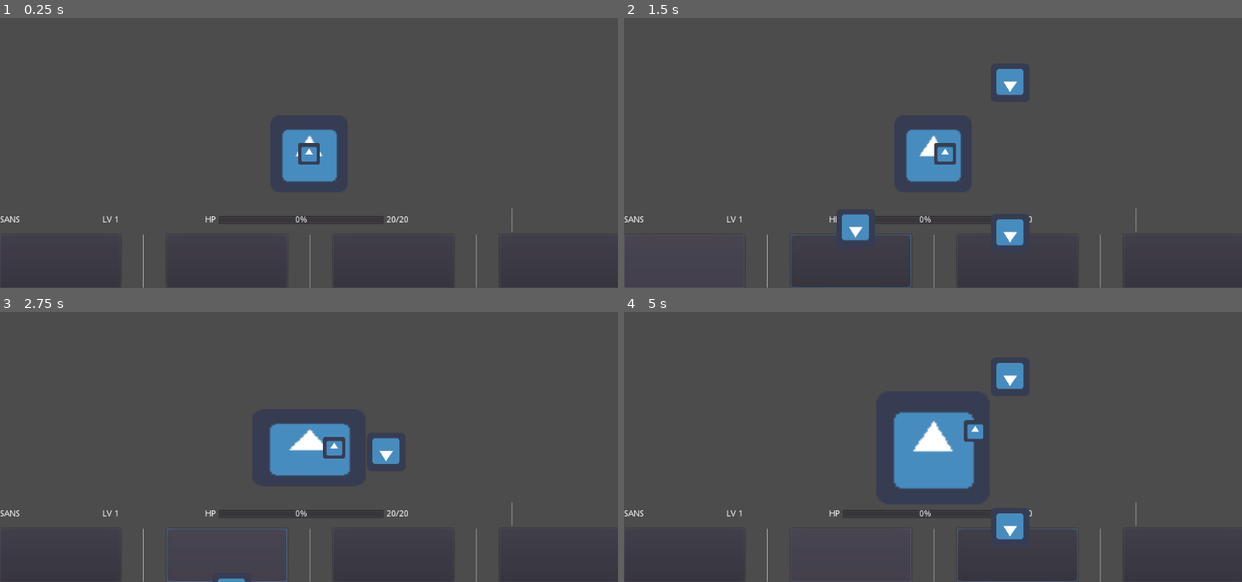
Above: before the commit, frames 1-4 (two rows, left to right).
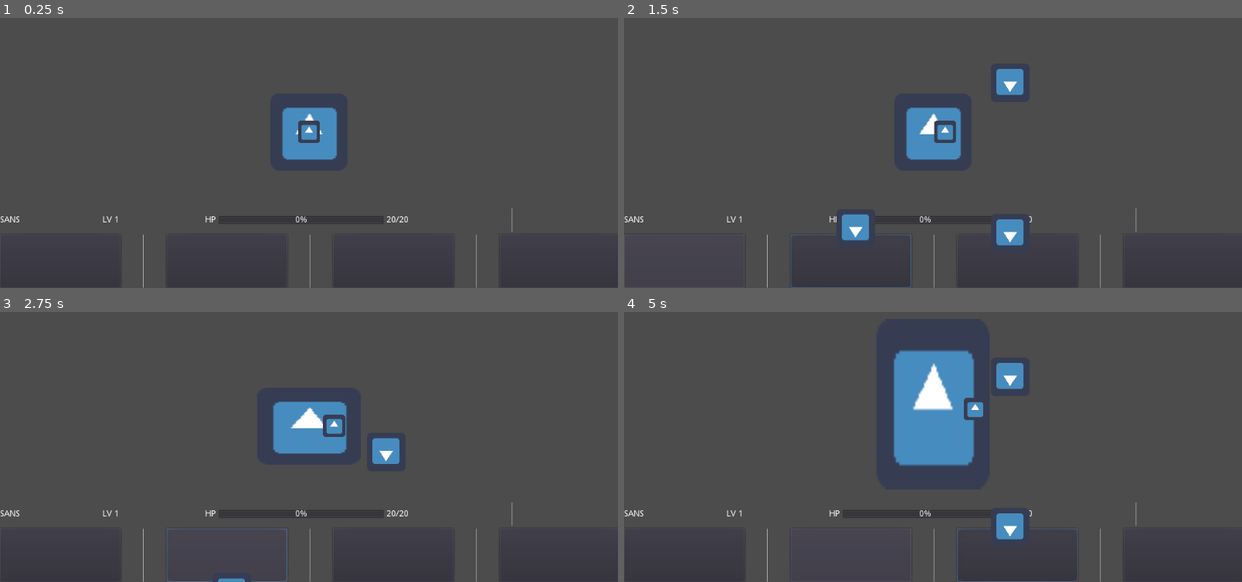
Above: after the commit, the same moments.

Repository: PanquecaFuriosa/minijuego_DELU
Game: Godot game, scene res://Fightscene.tscn
Same seed, same stepped clock (60 frames per second), same inputs: the game is played once before the commit and once after it. This scene is started directly instead of the project's main scene. The engine's default icon, where the game draws it, is replaced by a stand-in: a white triangle on a blue panel in a dark square.
Inputs (mouse positions are in pixels of both pictures, inside the frame that each line leads up to):
- Up to frame 1 (0.25 s): no input
- Up to frame 2 (1.5 s): click (685, 261) at 0.5 s; hold Right (move_right) from 1.28 s (still down)
- Up to frame 3 (2.75 s): release Right (move_right) at 2 s; click (228, 555) at 2 s
- Up to frame 4 (5 s): hold Down (move_down) 2.78-3.53 s; hold Right (move_right) 3.53-4.28 s; hold Up (move_up) from 4.28 s (still down)

The runs differ from the first frame. In frame 1, 1.6% of the frame differs, in the area x 45-55%, y 33-61%; in frame 2, 1.8%; in frame 3, 2.7%; in frame 4, 4.9%, in the area x 43-59%, y 14-66%.

Commit message:
T h e B o x but better

Diff:
--- a/Mini_Undertale/TheBox.gd
+++ b/Mini_Undertale/TheBox.gd
@@ -1,11 +1,14 @@
 extends Node2D
 
-const MARGIN = 80 #esto temporalmente hasta que descubra como demonios tomar el margen del margin container
+const MARGIN_TEMP = 10 #esto temporalmente hasta que descubra como demonios tomar el margen del margin container
+
+
 
 onready var tweenNode = $'Tween'
 onready var spriteNode =$'Sprite'
 onready var gui = get_parent().get_node('GUI')
 onready var player = get_parent().get_node('Player')
+onready var own_space = gui.get_node('VBoxContainer/MarginContainer2')
 
 #Ancho y alto del sprite sin escalar
 onready var spriteWidth = spriteNode.texture.get_width()
@@ -15,14 +18,15 @@
 #Esto toma el borde de arriba del contenedor del medidor de hp
 #y le agrega un margen
 onready var labels = gui.get_node('MarginContainer')
-onready var labelsMargin = labels.rect_position.y - MARGIN
+onready var labelsMargin = labels.rect_position.y - MARGIN_TEMP
 
 #Esto toma la mitad del ancho del contenedor ya mencionado
 onready var labelsCenter = labels.rect_size.x/2
 
 #centra la caja y al jugador  en la posicion inicial
 func centerBox():
-	global_position = Vector2(labelsCenter,labelsMargin)
+	global_position.x = own_space.rect_size.x/2
+	global_position.y = own_space.rect_position.y + own_space.rect_size.y/2
 	player.global_position = global_position
 
 func _ready():
@@ -31,8 +35,7 @@
 	yield(get_tree().create_timer(2.0), "timeout")
 	scaleWidth(30)
 	yield(get_tree().create_timer(2.0), "timeout")
-	scaleHeight(30)
-	print(spriteNode.get_rect())
+	scaleHeight(80)
 
 
 func scaleWidth(pixels):
@@ -41,7 +44,7 @@
 	var new_scale = (((scale.x * spriteWidth + pixels*2) * scale.x) / (scale.x * spriteWidth))
 	#lo de arriba lo calcule con una regla de tres
 	var current_y = scale.y
-	tweenNode.interpolate_property(self, "scale", scale, Vector2(new_scale,current_y), 0.5, Tween.TRANS_LINEAR, Tween.EASE_IN)
+	tweenNode.interpolate_property(self, "scale", scale, Vector2(new_scale,current_y), 1.0, Tween.TRANS_LINEAR, Tween.EASE_IN)
 	tweenNode.start()
 
 func scaleHeight(pixels):
@@ -50,15 +53,17 @@
 	var new_scale = (((scale.y * spriteHeight + pixels*2) * scale.y) / (scale.y * spriteHeight))
 	var current_x = scale.x
 	tweenNode.interpolate_property(
-		self, "scale", scale, Vector2(current_x, new_scale), 0.5, Tween.TRANS_LINEAR, Tween.EASE_IN
+		self, "scale", scale, Vector2(current_x, new_scale), 1.0, Tween.TRANS_LINEAR, Tween.EASE_IN
 	)
 	tweenNode.start()
+	fix_height(new_scale)
 
+	# esto es para evitar que se sobreponga en la gui de abajo, como cosa rara si funciona.
 
-	# esto es para evitar que se sobreponga en la gui de abajo, pero no funciona equisde
-	#var limit_bottom = position.y + (scale.y * spriteHeight/2)
-	#if labelsMargin - limit_bottom < 0:
-		#var rest = abs(limit_bottom - labelsMargin)
-		#print(rest)
-		#tweenNode.interpolate_property(self, "position", position, Vector2(position.x, position.y - rest), 0.5, Tween.TRANS_LINEAR, Tween.EASE_IN)
-		#tweenNode.start()
+func fix_height(new_scale):
+	var h_box = position.y
+	var h_rect = (new_scale * spriteHeight)/2
+	var h_total_box = h_box + h_rect
+	if h_total_box - labelsMargin > 0:
+		tweenNode.interpolate_property(self, "position", position, Vector2(position.x, labelsMargin - ((new_scale * spriteHeight)/2)) , 1.0, Tween.TRANS_LINEAR, Tween.EASE_IN)
+		tweenNode.start()
